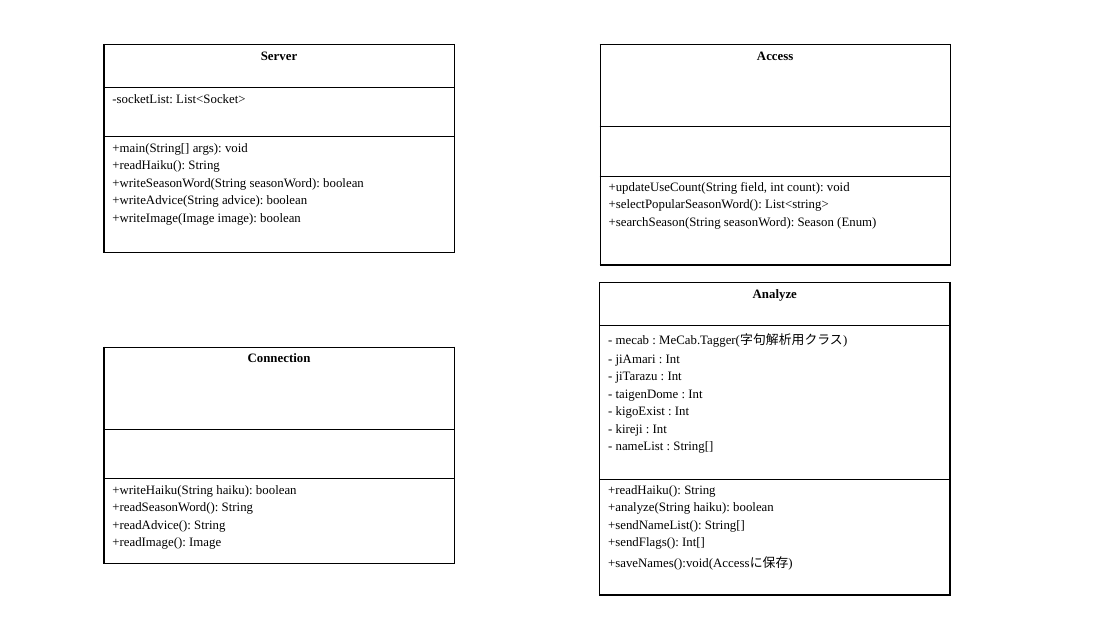
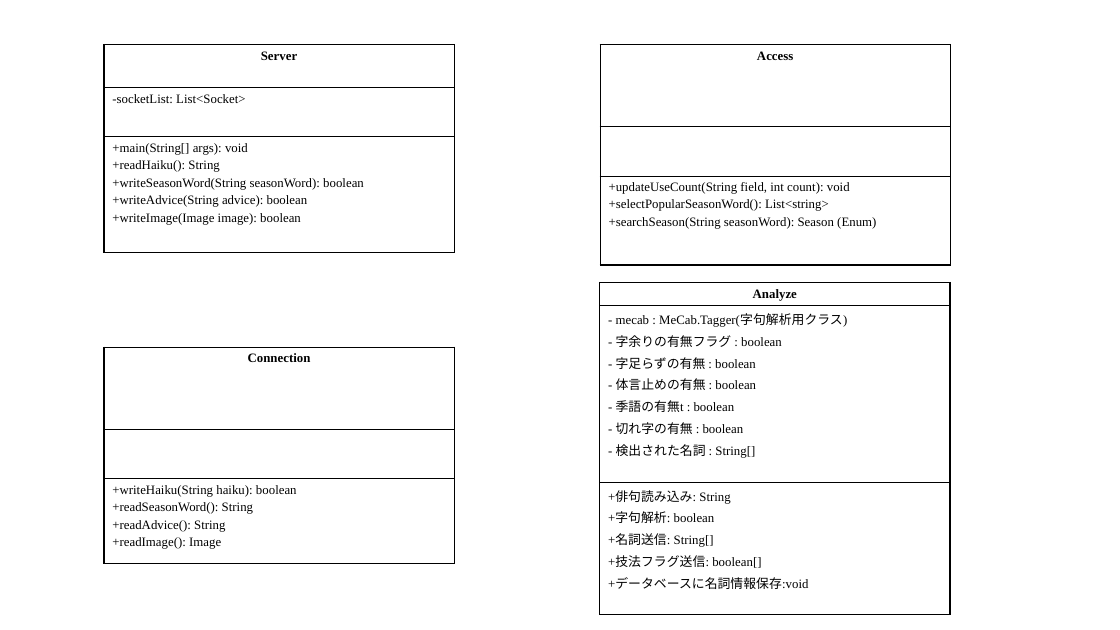
Before and after one commit to PL2GroupJ/Document, a slide deck: slide 9 of class_v1.ppt. Drawn at 1120x630 pixels with LibreOffice and Linux fonts; fonts in the diff are those of the drawing. Boxes give left, top, right and bottom in pixels: in the first picture for what was removed or moved away, otherwise in the second. Text is boxed around its words. In the diff, an @@ line names an element or a change of style, - is before the commit and + after.

Commit message:
クラス図(MeCab部分)

```diff
--- a/class_v1.ppt
+++ b/class_v1.ppt
@@ table at (599, 282, 950, 594) @@
-row 2, column 1: - mecab : MeCab.Tagger(字句解析用クラス) / - jiAmari : Int / - jiTarazu : Int / - taigenDome : Int / - kigoExist : Int / - kireji : Int / - nameList : String[]
+row 2, column 1: - mecab : MeCab.Tagger(字句解析用クラス) / - 字余りの有無フラグ : boolean / - 字足らずの有無 : boolean / - 体言止めの有無 : boolean / - 季語の有無t : boolean / - 切れ字の有無 : boolean / - 検出された名詞 : String[]
-row 3, column 1: +readHaiku(): String / +analyze(String haiku): boolean / +sendNameList(): String[] / +sendFlags(): Int[] / +saveNames():void(Accessに保存)
+row 3, column 1: +俳句読み込み: String / +字句解析: boolean / +名詞送信: String[] / +技法フラグ送信: boolean[] / +データベースに名詞情報保存:void
```
